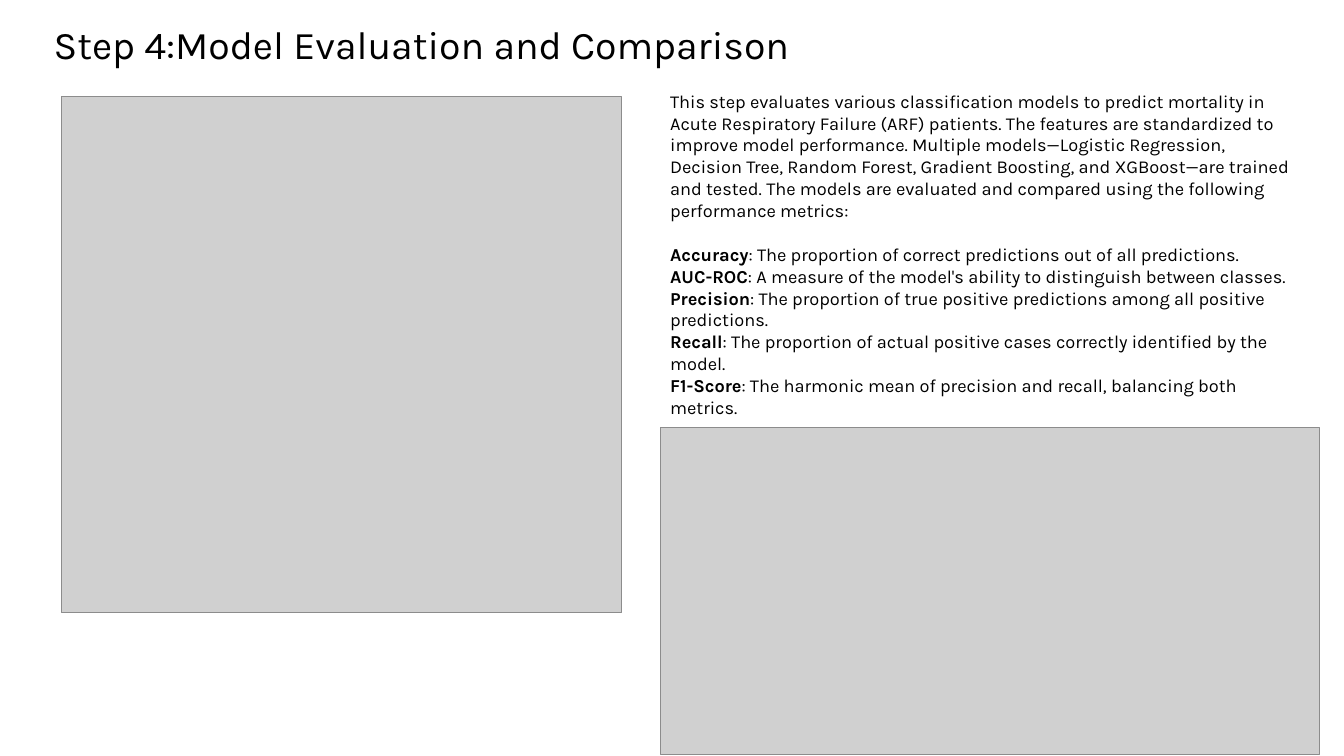
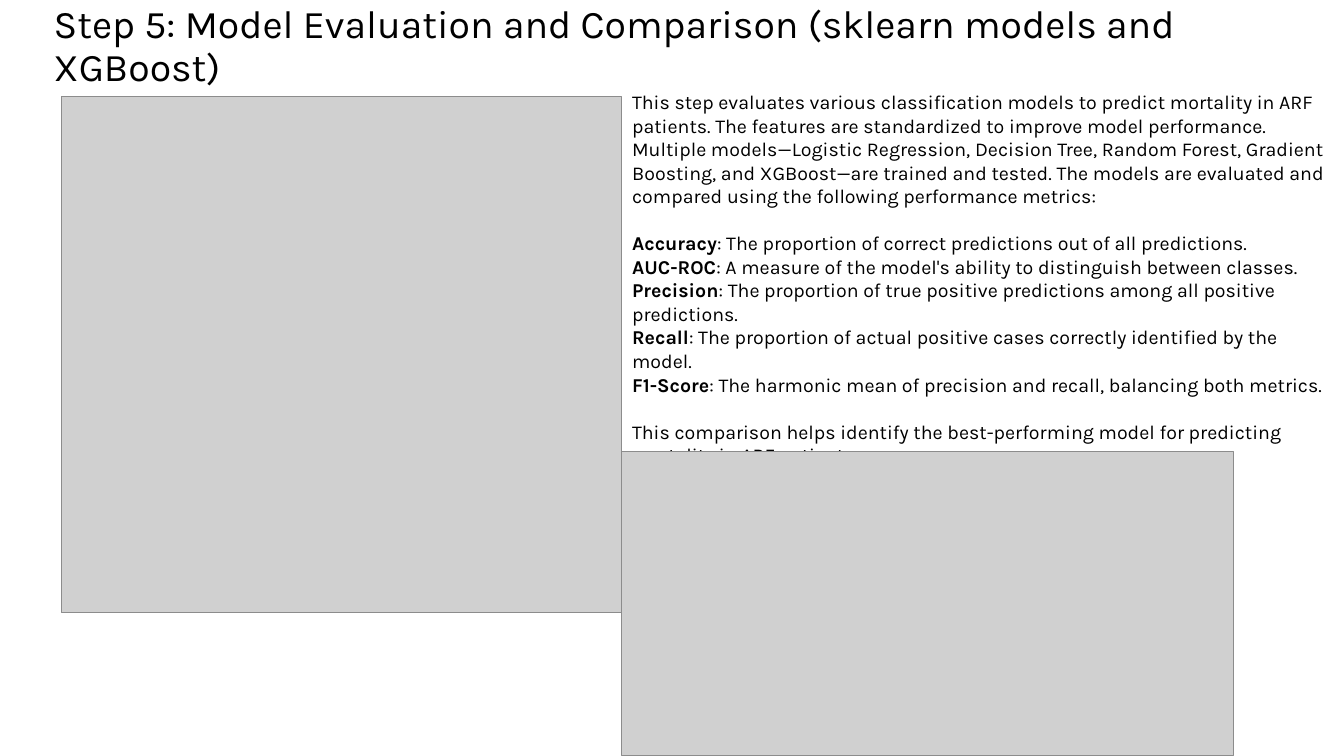
Before and after one commit to AnkitaSavaliya/AIH, a slide deck: slide 12 of ML-DL_MIMIC-IV_ARF_MORTALITY_PREDICTION.pptx. Drawn at 1344x756 pixels with LibreOffice and Linux fonts; fonts in the diff are those of the drawing; grey boxes stand for pictures. Boxes give left, top, right and bottom in pixels: in the first picture for what was removed or moved away, otherwise in the second. Text is boxed around its words. In the diff, an @@ line names an element or a change of style, - is before the commit and + after.

```diff
--- a/ML-DL_MIMIC-IV_ARF_MORTALITY_PREDICTION.pptx
+++ b/ML-DL_MIMIC-IV_ARF_MORTALITY_PREDICTION.pptx
@@ text at (54, 9, 1174, 86): text changed @@
-Step 4:Model Evaluation and Comparison
+Step 5: Model Evaluation and Comparison (sklearn models and XGBoost)
@@ text "This step evaluates various classification ...": place and size @@
-text "This step evaluates various classification ..." at (670, 95, 1289, 415)
+text "This step evaluates various classification ..." at (632, 95, 1323, 444)
@@ text at (632, 95, 1323, 208): text changed; size 13 to 14 pt @@
-This step evaluates various classification models to predict mortality in Acute Respiratory Failure (ARF) patients. The features are standardized to improve model performance. Multiple models—Logistic Regression, Decision Tree, Random Forest, Gradient Boosting, and XGBoost—are trained and tested. The models are evaluated and compared using the following performance metrics:
+This step evaluates various classification models to predict mortality in ARF patients. The features are standardized to improve model performance. Multiple models—Logistic Regression, Decision Tree, Random Forest, Gradient Boosting, and XGBoost—are trained and tested. The models are evaluated and compared using the following performance metrics:
@@ text at (632, 236, 1322, 444): size 13 to 14 pt in "Accuracy: The proportion of correct predictions out ...", "AUC-ROC: A measure of the model's ability ...", "Precision: The proportion of true positive predictions ...", "Recall: The proportion of actual positive cases ..." and 2 more places @@
@@ picture: place and size @@
-picture at (660, 427, 1320, 754)
+picture at (622, 452, 1233, 755)
```
Also in this commit, not shown: 18 other slides changed, 1 other file.
